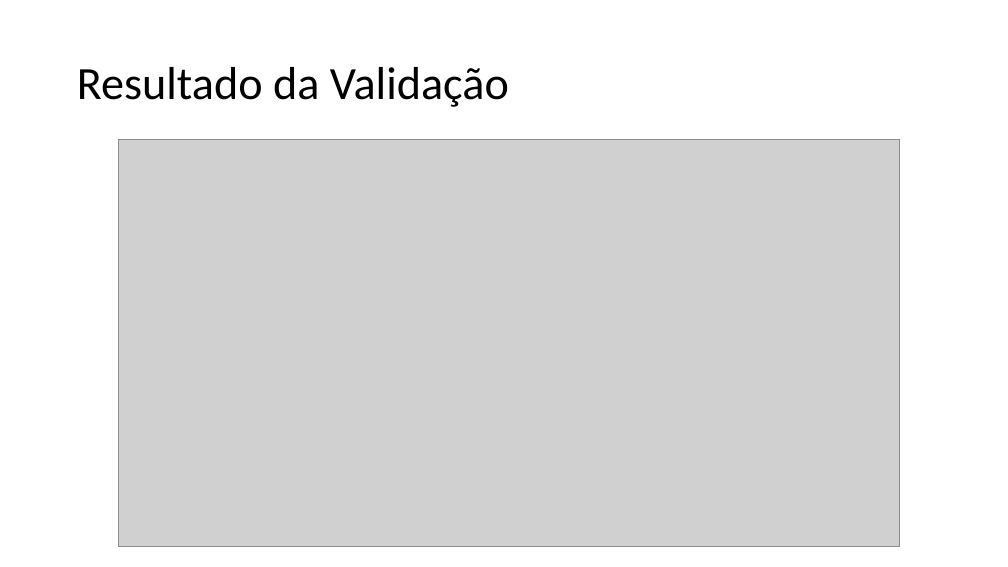
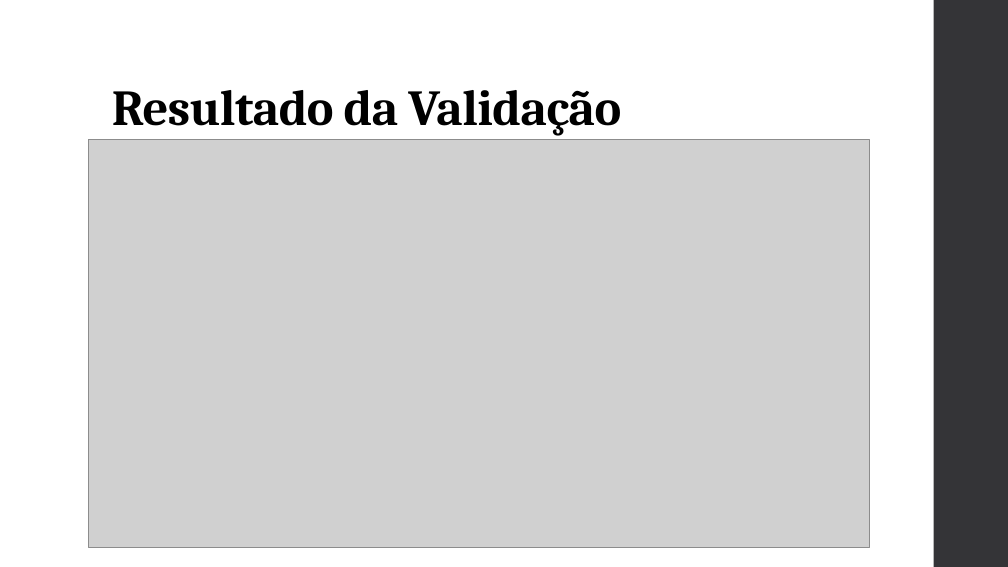
Before and after one commit to rodrigo-neumann/Stone-Age-Covid-project, a slide deck: slide 17 of Stone Age_apresentação.pptx. Drawn at 1008x567 pixels with LibreOffice and Linux fonts; fonts in the diff are those of the drawing; grey boxes stand for pictures. Boxes give left, top, right and bottom in pixels: in the first picture for what was removed or moved away, otherwise in the second. Text is boxed around its words. In the diff, an @@ line names an element or a change of style, - is before the commit and + after.

```diff
--- a/Stone Age_apresentação.pptx
+++ b/Stone Age_apresentação.pptx
@@ rectangle added at (x1=934, y1=0, x2=1008, y2=567), fill #353537 @@
@@ title "Resultado da Validação" moved from (x1=77, y1=67, x2=509, y2=107) to (x1=112, y1=90, x2=621, y2=136) @@
@@ title "Resultado da Validação" at (x1=112, y1=90, x2=621, y2=136): size 44 to 48 pt, font Calibri to Cambria, letter spacing 0 to -0.5 pt, bold on; vertical alignment middle to bottom @@
@@ picture moved from (x1=119, y1=140, x2=900, y2=547) to (x1=88, y1=140, x2=870, y2=547) @@
```
Also in this commit, not shown: 17 other slides changed, 1 slide added, 1 slide removed.
